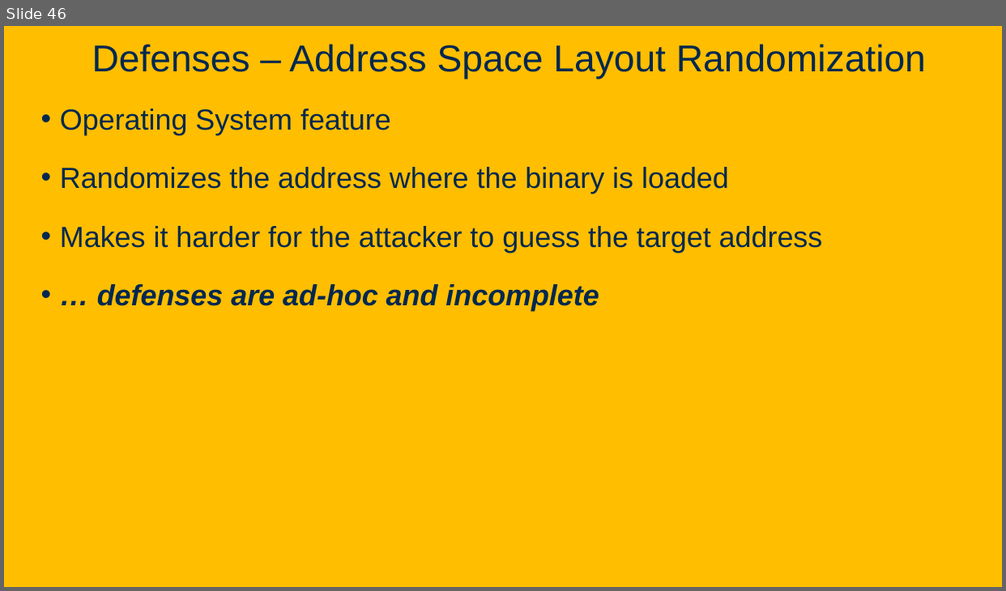
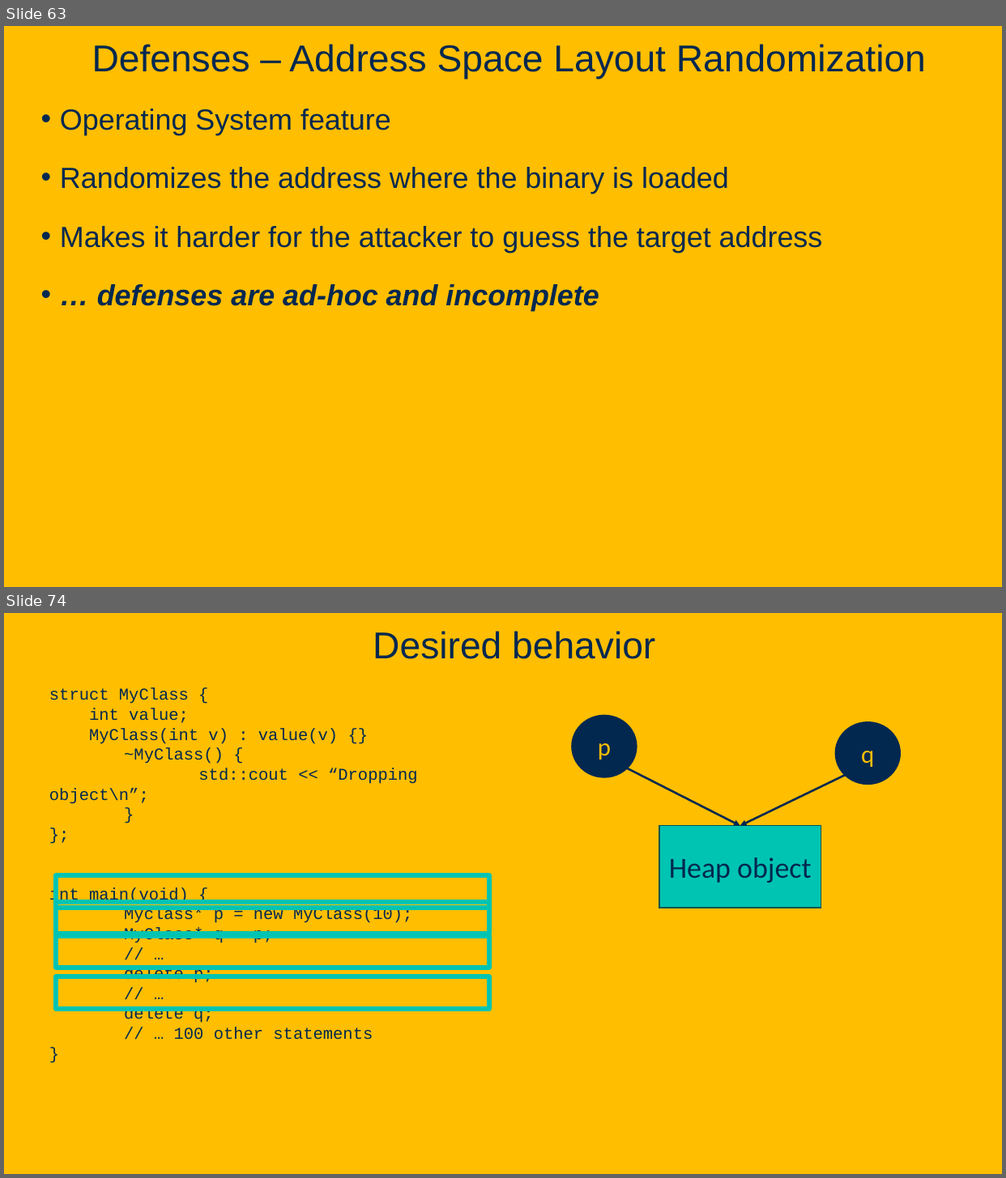
Before and after one commit to davsec-teaching/ECS160-Winter2025, a slide deck: slides/9_software_security.pptx. Shown one above the other, each under a label of ours: slide 46 before the commit, slides 63 and 74 after it; the slides between them are not shown. The pictures are 1006x591 and 1006x1178 pixels, drawn with LibreOffice and Linux fonts; fonts in the diff are those of the drawing; background and template pictures are left out. Boxes give left, top, right and bottom in pixels: in the first picture for what was removed or moved away, otherwise in the second. Text is boxed around its words. In the diff, an @@ line names an element or a change of style, - is before the commit and + after.

```diff
--- a/slides/9_software_security.pptx
+++ b/slides/9_software_security.pptx
@@ slide 74 added at (x1=4, y1=613, x2=1002, y2=1174), background picture (left out) @@
@@ title added at (x1=373, y1=631, x2=655, y2=659), 36 pt, text #022850 @@
+Desired behavior
@@ text added at (x1=49, y1=688, x2=418, y2=1040), 16 pt, text #022850 @@
+struct MyClass {
+int value;
+MyClass(int v) : value(v) {}
+~MyClass() {
+std::cout << “Dropping object\n”;
+}
+};
+int main(void) {
+Myclass* p = new MyClass(10);
+MyClass* q = p;
+// …
+delete p;
+// …
+delete q;
+// … 100 other statements
+}
@@ ellipse added at (x1=572, y1=716, x2=637, y2=777), fill #022850, outline #022850 1 pt, 24 pt, text #FFBE00 @@
+p
@@ ellipse added at (x1=836, y1=722, x2=901, y2=785), fill #022850, outline #022850 1 pt, 24 pt, text #FFBE00 @@
+q
@@ arrow added from (628, 769) to (740, 825), #022850 2 pt @@
@@ arrow added from (845, 776) to (740, 825), #022850 2 pt @@
@@ rectangle added at (x1=660, y1=825, x2=821, y2=908), fill #00C4B2, outline #00564E 1 pt, 28 pt, text #022850 @@
+Heap object
@@ rectangle added at (x1=56, y1=875, x2=489, y2=908), outline #00C4B2 4.75 pt @@
@@ rectangle added at (x1=56, y1=902, x2=489, y2=934), outline #00C4B2 4.75 pt @@
@@ rectangle added at (x1=56, y1=935, x2=489, y2=968), outline #00C4B2 4.75 pt @@
@@ rectangle added at (x1=56, y1=977, x2=489, y2=1009), outline #00C4B2 4.75 pt @@
@@ what was slide 46 is now slide 63 @@
```
Also in this commit, not shown: 9 slides changed, 27 other slides added.
